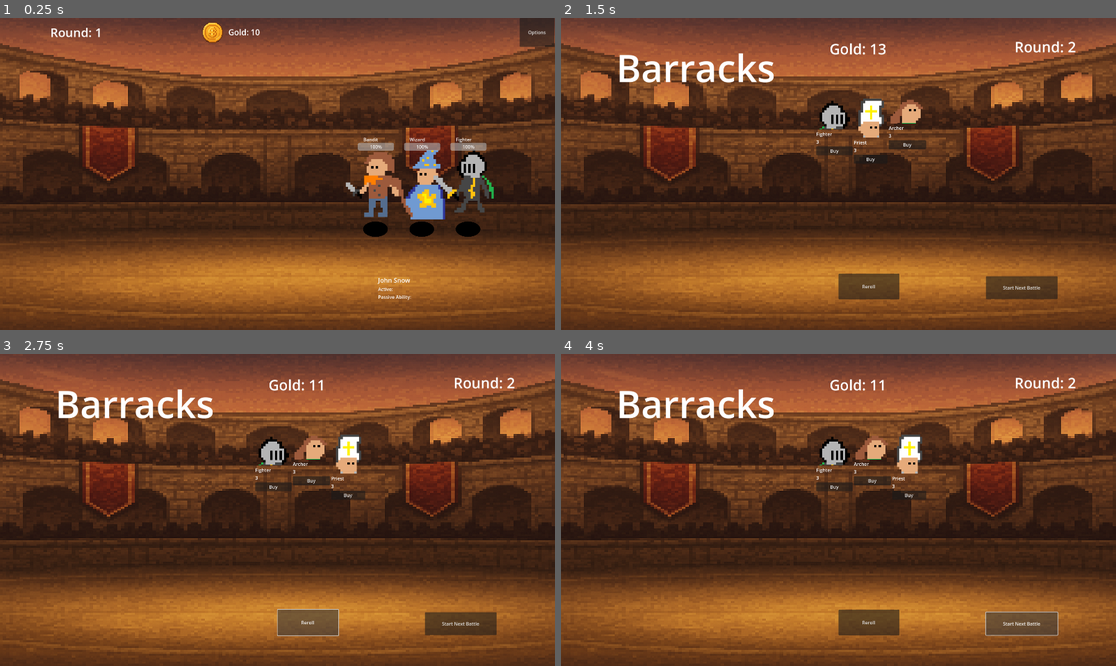
Above: before the commit, frames 1-4 (two rows, left to right).
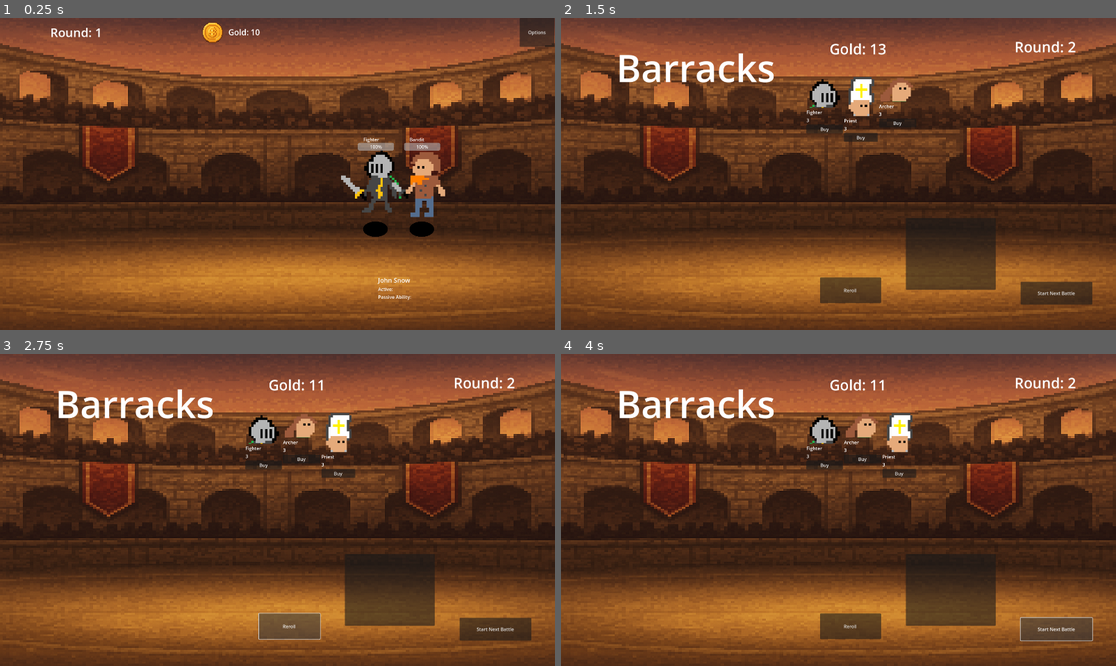
Above: after the commit, the same moments.

Repository: klaswell16/auto_battler
Game: Godot game, scene res://scenes/battle_scene.tscn
Two runs of this game, one before a commit and one after it. Both use one fixed random seed, a clock stepped at 60 frames per second and the inputs below. The engine's default icon, where the game draws it, is replaced by a stand-in: a white triangle on a blue panel in a dark square.
Inputs (mouse positions are in pixels of both pictures, inside the frame that each line leads up to):
- Up to frame 1 (0.25 s): no input
- Up to frame 2 (1.5 s): move the mouse to (960, 158) at 0.52 s; click "Options" at 1.25 s
- Up to frame 3 (2.75 s): click "Reroll" at 2 s
- Up to frame 4 (4 s): click "Start Next Battle" at 2.75 s; click "Start Next Battle" at 3.5 s

The runs differ from the first frame. In frame 1, 3.6% of the frame differs, in the area x 61-89%, y 38-71%; in frame 2, 7.9%; in frame 3, 8.1%; in frame 4, 8.1%, in the area x 44-96%, y 18-93%.

Commit message:
Add levels as well victory and defeat screens

Diff:
--- /dev/null
+++ b/levels/level_1.tres
@@ -0,0 +1,11 @@
+[gd_resource type="Resource" script_class="EnemyLevel" load_steps=5 format=3 uid="uid://duakavkpter5f"]
+
+[ext_resource type="Script" uid="uid://b5ufi8mmpoals" path="res://scripts/champion_data.gd" id="1_vex4u"]
+[ext_resource type="Resource" uid="uid://digdr3ve32udb" path="res://data/fighter.tres" id="2_ykpsn"]
+[ext_resource type="Resource" uid="uid://cxek03a6nagnq" path="res://data/bandit.tres" id="3_uh1wk"]
+[ext_resource type="Script" uid="uid://c2coi81oxnr2k" path="res://scripts/enemy_level.gd" id="4_8bmbr"]
+
+[resource]
+script = ExtResource("4_8bmbr")
+enemies = Array[ExtResource("1_vex4u")]([ExtResource("2_ykpsn"), ExtResource("3_uh1wk")])
+metadata/_custom_type_script = "uid://c2coi81oxnr2k"
--- /dev/null
+++ b/levels/level_10.tres
@@ -0,0 +1,11 @@
+[gd_resource type="Resource" script_class="EnemyLevel" load_steps=4 format=3 uid="uid://b3bm0idytypdi"]
+
+[ext_resource type="Script" uid="uid://b5ufi8mmpoals" path="res://scripts/champion_data.gd" id="1_wk7ud"]
+[ext_resource type="Resource" uid="uid://dw3pusjlrs7dh" path="res://data/wizard.tres" id="2_svb0a"]
+[ext_resource type="Script" uid="uid://c2coi81oxnr2k" path="res://scripts/enemy_level.gd" id="2_w6fxy"]
+
+[resource]
+script = ExtResource("2_w6fxy")
+display_name = "Round 10"
+enemies = Array[ExtResource("1_wk7ud")]([ExtResource("2_svb0a")])
+metadata/_custom_type_script = "uid://c2coi81oxnr2k"
--- /dev/null
+++ b/levels/level_2.tres
@@ -0,0 +1,12 @@
+[gd_resource type="Resource" script_class="EnemyLevel" load_steps=5 format=3 uid="uid://bdt1n2d6qij5i"]
+
+[ext_resource type="Script" uid="uid://b5ufi8mmpoals" path="res://scripts/champion_data.gd" id="1_uno3a"]
+[ext_resource type="Script" uid="uid://c2coi81oxnr2k" path="res://scripts/enemy_level.gd" id="2_amtoq"]
+[ext_resource type="Resource" uid="uid://d0em6jn425c6h" path="res://data/shieldbearer.tres" id="2_wraee"]
+[ext_resource type="Resource" uid="uid://digdr3ve32udb" path="res://data/fighter.tres" id="3_26ukm"]
+
+[resource]
+script = ExtResource("2_amtoq")
+display_name = "Round 2"
+enemies = Array[ExtResource("1_uno3a")]([ExtResource("2_wraee"), ExtResource("3_26ukm")])
+metadata/_custom_type_script = "uid://c2coi81oxnr2k"
--- /dev/null
+++ b/levels/level_3.tres
@@ -0,0 +1,9 @@
+[gd_resource type="Resource" script_class="EnemyLevel" load_steps=3 format=3 uid="uid://bif11hsb24t8h"]
+
+[ext_resource type="Script" uid="uid://b5ufi8mmpoals" path="res://scripts/champion_data.gd" id="1_bhil5"]
+[ext_resource type="Script" uid="uid://c2coi81oxnr2k" path="res://scripts/enemy_level.gd" id="2_hsws6"]
+
+[resource]
+script = ExtResource("2_hsws6")
+display_name = "Round 3"
+metadata/_custom_type_script = "uid://c2coi81oxnr2k"
--- /dev/null
+++ b/levels/level_4.tres
@@ -0,0 +1,9 @@
+[gd_resource type="Resource" script_class="EnemyLevel" load_steps=3 format=3 uid="uid://cbw5kteccrpir"]
+
+[ext_resource type="Script" uid="uid://b5ufi8mmpoals" path="res://scripts/champion_data.gd" id="1_bpgma"]
+[ext_resource type="Script" uid="uid://c2coi81oxnr2k" path="res://scripts/enemy_level.gd" id="2_ywm6e"]
+
+[resource]
+script = ExtResource("2_ywm6e")
+display_name = "Round 4"
+metadata/_custom_type_script = "uid://c2coi81oxnr2k"
--- /dev/null
+++ b/levels/level_5.tres
@@ -0,0 +1,9 @@
+[gd_resource type="Resource" script_class="EnemyLevel" load_steps=3 format=3 uid="uid://sgoc217nt7x4"]
+
+[ext_resource type="Script" uid="uid://b5ufi8mmpoals" path="res://scripts/champion_data.gd" id="1_ph3nq"]
+[ext_resource type="Script" uid="uid://c2coi81oxnr2k" path="res://scripts/enemy_level.gd" id="2_wqbat"]
+
+[resource]
+script = ExtResource("2_wqbat")
+display_name = "Round 5"
+metadata/_custom_type_script = "uid://c2coi81oxnr2k"
--- /dev/null
+++ b/levels/level_6.tres
@@ -0,0 +1,9 @@
+[gd_resource type="Resource" script_class="EnemyLevel" load_steps=3 format=3 uid="uid://b4dj1y35t60wm"]
+
+[ext_resource type="Script" uid="uid://b5ufi8mmpoals" path="res://scripts/champion_data.gd" id="1_hqc0f"]
+[ext_resource type="Script" uid="uid://c2coi81oxnr2k" path="res://scripts/enemy_level.gd" id="2_juci4"]
+
+[resource]
+script = ExtResource("2_juci4")
+display_name = "Round 6"
+metadata/_custom_type_script = "uid://c2coi81oxnr2k"
--- /dev/null
+++ b/levels/level_7.tres
@@ -0,0 +1,9 @@
+[gd_resource type="Resource" script_class="EnemyLevel" load_steps=3 format=3 uid="uid://dpfo7xaeey6s1"]
+
+[ext_resource type="Script" uid="uid://b5ufi8mmpoals" path="res://scripts/champion_data.gd" id="1_dknnk"]
+[ext_resource type="Script" uid="uid://c2coi81oxnr2k" path="res://scripts/enemy_level.gd" id="2_ntcjd"]
+
+[resource]
+script = ExtResource("2_ntcjd")
+display_name = "Round 7"
+metadata/_custom_type_script = "uid://c2coi81oxnr2k"
--- /dev/null
+++ b/levels/level_8.tres
@@ -0,0 +1,9 @@
+[gd_resource type="Resource" script_class="EnemyLevel" load_steps=3 format=3 uid="uid://dcwchg4a5je12"]
+
+[ext_resource type="Script" uid="uid://b5ufi8mmpoals" path="res://scripts/champion_data.gd" id="1_41kdy"]
+[ext_resource type="Script" uid="uid://c2coi81oxnr2k" path="res://scripts/enemy_level.gd" id="2_lec2a"]
+
+[resource]
+script = ExtResource("2_lec2a")
+display_name = "Round 8"
+metadata/_custom_type_script = "uid://c2coi81oxnr2k"
--- /dev/null
+++ b/levels/level_9.tres
@@ -0,0 +1,9 @@
+[gd_resource type="Resource" script_class="EnemyLevel" load_steps=3 format=3 uid="uid://dcxbgy55837qy"]
+
+[ext_resource type="Script" uid="uid://b5ufi8mmpoals" path="res://scripts/champion_data.gd" id="1_frs07"]
+[ext_resource type="Script" uid="uid://c2coi81oxnr2k" path="res://scripts/enemy_level.gd" id="2_j55r7"]
+
+[resource]
+script = ExtResource("2_j55r7")
+display_name = "Round 9"
+metadata/_custom_type_script = "uid://c2coi81oxnr2k"
--- a/scenes/Shop.tscn
+++ b/scenes/Shop.tscn
@@ -44,25 +44,25 @@
 
 [node name="SlotsContainer" type="HBoxContainer" parent="."]
 layout_mode = 0
-offset_left = 883.0
-offset_top = 279.0
-offset_right = 1918.0
-offset_bottom = 780.0
+offset_left = 849.0
+offset_top = 204.0
+offset_right = 1884.0
+offset_bottom = 464.0
 
 [node name="RerollButton" type="Button" parent="."]
 layout_mode = 0
-offset_left = 960.0
-offset_top = 885.0
-offset_right = 1171.0
-offset_bottom = 974.0
+offset_left = 896.0
+offset_top = 898.0
+offset_right = 1107.0
+offset_bottom = 987.0
 text = "Reroll"
 
 [node name="StartBattleButton" type="Button" parent="."]
 layout_mode = 0
-offset_left = 1470.0
-offset_top = 894.0
-offset_right = 1718.0
-offset_bottom = 973.0
+offset_left = 1590.0
+offset_top = 913.0
+offset_right = 1838.0
+offset_bottom = 992.0
 text = "Start Next Battle"
 
 [node name="OwnedContainer" type="HBoxContainer" parent="."]
@@ -82,4 +82,32 @@
 theme_override_font_sizes/font_size = 130
 text = "Barracks"
 
+[node name="UnitInfoPanel" type="PanelContainer" parent="."]
+layout_mode = 0
+offset_left = 1193.0
+offset_top = 692.0
+offset_right = 1504.0
+offset_bottom = 941.0
+
+[node name="VBoxContainer" type="VBoxContainer" parent="UnitInfoPanel"]
+layout_mode = 2
+
+[node name="NameLabel" type="Label" parent="UnitInfoPanel/VBoxContainer"]
+layout_mode = 2
+
+[node name="StarLabel" type="Label" parent="UnitInfoPanel/VBoxContainer"]
+layout_mode = 2
+
+[node name="HpLabel" type="Label" parent="UnitInfoPanel/VBoxContainer"]
+layout_mode = 2
+
+[node name="PowerLabel" type="Label" parent="UnitInfoPanel/VBoxContainer"]
+layout_mode = 2
+
+[node name="SpeedLabel" type="Label" parent="UnitInfoPanel/VBoxContainer"]
+layout_mode = 2
+
+[node name="ArmorLabel" type="Label" parent="UnitInfoPanel/VBoxContainer"]
+layout_mode = 2
+
 [connection signal="pressed" from="StartBattleButton" to="." method="_on_start_battle_button_pressed"]
--- a/scenes/battle_scene.tscn
+++ b/scenes/battle_scene.tscn
@@ -1,13 +1,24 @@
-[gd_scene load_steps=9 format=3 uid="uid://dsj8dewr7suvq"]
+[gd_scene load_steps=20 format=3 uid="uid://dsj8dewr7suvq"]
 
 [ext_resource type="Texture2D" uid="uid://ky1unmpkiepu" path="res://sprites/ChatGPT Image Nov 5, 2025, 06_23_36 PM.png" id="1_kinr6"]
 [ext_resource type="Script" uid="uid://blr44w1gqrvvu" path="res://scripts/battle_scene.gd" id="1_pxwbd"]
 [ext_resource type="Texture2D" uid="uid://b8060iiultitp" path="res://sprites/P.png" id="2_1i8jf"]
+[ext_resource type="Script" uid="uid://c2coi81oxnr2k" path="res://scripts/enemy_level.gd" id="2_sjku2"]
 [ext_resource type="Script" uid="uid://b5ufi8mmpoals" path="res://scripts/champion_data.gd" id="2_ti0og"]
 [ext_resource type="PackedScene" uid="uid://bk86l6g366q3v" path="res://scenes/champion_slot.tscn" id="3_1i8jf"]
+[ext_resource type="Resource" uid="uid://duakavkpter5f" path="res://levels/level_1.tres" id="3_7mjbx"]
+[ext_resource type="Resource" uid="uid://bdt1n2d6qij5i" path="res://levels/level_2.tres" id="4_jrwob"]
+[ext_resource type="Resource" uid="uid://bif11hsb24t8h" path="res://levels/level_3.tres" id="5_porms"]
+[ext_resource type="Resource" uid="uid://cbw5kteccrpir" path="res://levels/level_4.tres" id="6_0hs4o"]
 [ext_resource type="Resource" uid="uid://cxek03a6nagnq" path="res://data/bandit.tres" id="6_05s0e"]
+[ext_resource type="Resource" uid="uid://sgoc217nt7x4" path="res://levels/level_5.tres" id="7_g6hvt"]
 [ext_resource type="Resource" uid="uid://dw3pusjlrs7dh" path="res://data/wizard.tres" id="7_j0cvo"]
 [ext_resource type="Resource" uid="uid://digdr3ve32udb" path="res://data/fighter.tres" id="8_sjku2"]
+[ext_resource type="Resource" uid="uid://b4dj1y35t60wm" path="res://levels/level_6.tres" id="8_y8gcu"]
+[ext_resource type="Resource" uid="uid://dpfo7xaeey6s1" path="res://levels/level_7.tres" id="9_31luo"]
+[ext_resource type="Resource" uid="uid://dcwchg4a5je12" path="res://levels/level_8.tres" id="10_dm2tv"]
+[ext_resource type="Resource" uid="uid://dcxbgy55837qy" path="res://levels/level_9.tres" id="11_16mmc"]
+[ext_resource type="Resource" uid="uid://b3bm0idytypdi" path="res://levels/level_10.tres" id="12_fg2lh"]
 
 [node name="BattleScene" type="Control"]
 layout_mode = 3
@@ -17,6 +28,7 @@
 grow_horizontal = 2
 grow_vertical = 2
 script = ExtResource("1_pxwbd")
+enemy_levels = Array[ExtResource("2_sjku2")]([ExtResource("3_7mjbx"), ExtResource("4_jrwob"), ExtResource("5_porms"), ExtResource("6_0hs4o"), ExtResource("7_g6hvt"), ExtResource("8_y8gcu"), ExtResource("9_31luo"), ExtResource("10_dm2tv"), ExtResource("11_16mmc"), ExtResource("12_fg2lh")])
 enemy_team = Array[ExtResource("2_ti0og")]([ExtResource("6_05s0e"), ExtResource("7_j0cvo"), ExtResource("8_sjku2")])
 
 [node name="Board" type="Control" parent="."]
--- /dev/null
+++ b/scenes/defeat_screen.gd
@@ -0,0 +1,11 @@
+extends Control
+
+func _on_play_again_button_pressed() -> void:
+	BattleContext.reset_run()
+	get_tree().change_scene_to_file("res://scenes/shop.tscn")
+
+
+func _on_title_button_pressed() -> void:
+	BattleContext.reset_run()
+	get_tree().change_scene_to_file("res://scenes/title_screen.tscn")
+	pass # Replace with function body.
--- /dev/null
+++ b/scenes/defeat_screen.tscn
@@ -0,0 +1,42 @@
+[gd_scene load_steps=2 format=3 uid="uid://bk8dirvi5vqxs"]
+
+[ext_resource type="Script" uid="uid://drv3doqk8roe1" path="res://scenes/defeat_screen.gd" id="1_up55u"]
+
+[node name="DefeatScreen" type="Control"]
+layout_mode = 3
+anchors_preset = 0
+script = ExtResource("1_up55u")
+
+[node name="TextureRect" type="TextureRect" parent="."]
+layout_mode = 0
+offset_right = 1920.0
+offset_bottom = 1080.0
+
+[node name="Label" type="Label" parent="."]
+layout_mode = 0
+offset_left = 685.0
+offset_top = 409.0
+offset_right = 1243.0
+offset_bottom = 530.0
+text = "The enemy was too strong and you got clobbered"
+horizontal_alignment = 1
+vertical_alignment = 1
+
+[node name="TitleButton" type="Button" parent="."]
+layout_mode = 0
+offset_left = 247.0
+offset_top = 789.0
+offset_right = 710.0
+offset_bottom = 927.0
+text = "Back to Title Screen"
+
+[node name="PlayAgainButton" type="Button" parent="."]
+layout_mode = 0
+offset_left = 1218.0
+offset_top = 792.0
+offset_right = 1509.0
+offset_bottom = 911.0
+text = "Play Again"
+
+[connection signal="pressed" from="TitleButton" to="." method="_on_title_button_pressed"]
+[connection signal="pressed" from="PlayAgainButton" to="." method="_on_play_again_button_pressed"]
--- /dev/null
+++ b/scenes/victory_screen.tscn
@@ -0,0 +1,44 @@
+[gd_scene load_steps=2 format=3 uid="uid://dnqy0qs8ausia"]
+
+[ext_resource type="Script" uid="uid://jveh2g6n81q" path="res://scripts/victory_screen.gd" id="1_ujlt3"]
+
+[node name="VictoryScreen" type="Control"]
+layout_mode = 3
+anchors_preset = 0
+script = ExtResource("1_ujlt3")
+
+[node name="BG" type="TextureRect" parent="."]
+layout_mode = 0
+offset_right = 1920.0
+offset_bottom = 1080.0
+
+[node name="Label" type="Label" parent="."]
+layout_mode = 0
+offset_left = -1.0
+offset_top = 275.0
+offset_right = 1916.0
+offset_bottom = 767.0
+theme_override_font_sizes/font_size = 116
+text = "You are the last one standing!
+You Win!"
+horizontal_alignment = 1
+vertical_alignment = 1
+
+[node name="PlayAgainButton" type="Button" parent="."]
+layout_mode = 0
+offset_left = 1228.0
+offset_top = 805.0
+offset_right = 1663.0
+offset_bottom = 957.0
+text = "Play Again"
+
+[node name="TitleButton" type="Button" parent="."]
+layout_mode = 0
+offset_left = 237.0
+offset_top = 821.0
+offset_right = 611.0
+offset_bottom = 978.0
+text = "Back to Title Screen"
+
+[connection signal="pressed" from="PlayAgainButton" to="." method="_on_play_again_button_pressed"]
+[connection signal="pressed" from="TitleButton" to="." method="_on_title_button_pressed"]
--- a/scripts/battle_context.gd
+++ b/scripts/battle_context.gd
@@ -1,21 +1,28 @@
 extends Node
+
+const MAX_ROUNDS := 10
 
 var gold: int = 10
 var round: int = 1
 
-# Simple reward tuning
-var win_gold: int = 5      # base gold for winning a round
-var loss_gold: int = 2     # base gold for losing a round
-var round_bonus: int = 1   # extra gold per round (scaling)
+var win_gold: int = 5
+var loss_gold: int = 2
+var round_bonus: int = 1
 
-# Player’s roster and upgrade tracking
 var owned_units: Array[ChampionData] = []
-var copy_counts: Dictionary = {}   # key: resource path -> copies
-var star_levels: Dictionary = {}   # key: resource path -> star level
+var copy_counts: Dictionary = {}
+var star_levels: Dictionary = {}
+
+var game_won: bool = false
+var game_lost: bool = false
+var game_over: bool = false
 
 func reset_run() -> void:
 	gold = 10
 	round = 1
+	game_won = false
+	game_lost = false
+	game_over = false
 	owned_units.clear()
 	copy_counts.clear()
 	star_levels.clear()
@@ -40,13 +47,26 @@
 		print("Upgraded ", data.display_name, " to ", star + 1, "-star!")
 
 func apply_battle_result(player_won: bool) -> void:
+	if game_over:
+		return
+
 	var base: int = win_gold if player_won else loss_gold
 	var bonus: int = round_bonus * round
-
 	var reward: int = base + bonus
 	gold += reward
 
-	print("Round ", round, " ended. Player_won=", player_won,
-		" reward=", reward, " gold now=", gold)
+	print("apply_battle_result: round before =", round, " player_won =", player_won)
+
+	if round >= MAX_ROUNDS:
+		if player_won:
+			game_won = true
+			game_over = true
+		else:
+			game_lost = true
+			game_over = true
+		# round stays at MAX_ROUNDS
+		return
 
 	round += 1
+
+	print("apply_battle_result: round after  =", round, " game_won =", game_won, " game_lost =", game_lost)
--- a/scripts/battle_scene.gd
+++ b/scripts/battle_scene.gd
@@ -2,12 +2,15 @@
 
 @onready var player_row: HBoxContainer = $Board/PlayerRow
 @onready var enemy_row: HBoxContainer = $Board/EnemyRow
+
 @onready var gold_label: Label = $TopBar/Money/GoldLabel
 @onready var round_label: Label = $TopBar/RoundLabel
 
 var champion_scene: PackedScene = preload("res://scenes/Champion.tscn")
 
 var player_team: Array[ChampionData] = []
+
+@export var enemy_levels: Array[EnemyLevel] = []
 @export var enemy_team: Array[ChampionData]
 
 var player_slots: Array = []
@@ -15,12 +18,18 @@
 
 func _ready() -> void:
 	player_team = BattleContext.owned_units.duplicate()
-	_spawn_row(player_row, player_team)
-	_spawn_row(enemy_row, enemy_team)
+
+	enemy_team = _get_current_enemy_team()
+	var enemy_mult: float = _get_current_enemy_stat_multiplier()
+
+	_spawn_row(player_row, player_team, 1.0)
+	_spawn_row(enemy_row, enemy_team, enemy_mult)
+
 	_cache_slots()
 	_update_meta_ui()
 	_start_battle()
 
+
 func _start_battle() -> void:
 	call_deferred("_run_battle")
 
@@ -28,12 +37,12 @@
 	await get_tree().create_timer(0.4).timeout
 	await _battle_loop_speed_based()
 
-func _spawn_row(row: HBoxContainer, team: Array) -> void:
+func _spawn_row(row: HBoxContainer, team: Array, stat_mult) -> void:
 	var count : int = min(team.size(), row.get_child_count())
 	for i in count:
 		var slot = row.get_child(i)
 		if slot.has_method("place_champion"):
-			slot.place_champion(champion_scene, team[i])
+			slot.place_champion(champion_scene, team[i], stat_mult)
 
 func _cache_slots() -> void:
 	player_slots.clear()
@@ -159,6 +168,22 @@
 	if round_label:
 		round_label.text = "Round: %d" % BattleContext.round
 
+func _get_current_enemy_team() -> Array[ChampionData]:
+	if enemy_levels.is_empty():
+		return []
+
+	var idx :int = clamp(BattleContext.round, 1, enemy_levels.size()) - 1
+	var level: EnemyLevel = enemy_levels[idx]
+
+	return level.enemies
+
+func _get_current_enemy_stat_multiplier() -> float:
+	if enemy_levels.is_empty():
+		return 1.0
+	var idx :int = clamp(BattleContext.round, 1, enemy_levels.size()) - 1
+	return enemy_levels[idx].stat_multiplier
+
+
 
 
 func _on_battle_end(winner: String) -> void:
@@ -170,4 +195,10 @@
 	_update_meta_ui()
 
 	await get_tree().create_timer(1.0).timeout
-	get_tree().change_scene_to_file("res://scenes/shop.tscn")
+
+	if BattleContext.game_won:
+		get_tree().change_scene_to_file("res://scenes/victory_screen.tscn")
+	elif BattleContext.game_lost:
+		get_tree().change_scene_to_file("res://scenes/defeat_screen.tscn")
+	else:
+		get_tree().change_scene_to_file("res://scenes/shop.tscn")
--- a/scripts/champion.gd
+++ b/scripts/champion.gd
@@ -36,25 +36,17 @@
 		body_sprite.flip_h = false
 
 # Called by ChampionSlot.place_champion
-func apply_data(d) -> void:
+func apply_data(d, stat_mult: float = 1.0) -> void:
 	if d is ChampionData:
 		display_name = d.display_name
-		max_hp = d.max_hp
-		power = d.power
+		max_hp = int(d.max_hp * stat_mult)
+		power  = int(d.power * stat_mult)
 		armor = d.armor
 		speed = d.speed
 		hp = max_hp
 
 		if is_instance_valid(body_sprite) and d.body_texture:
 			body_sprite.texture = d.body_texture
-
-	else:
-		# fallback if you still pass dictionaries anywhere
-		display_name = d.get("name", display_name)
-		max_hp = d.get("hp", max_hp)
-		power = d.get("pwr", power)
-		armor = d.get("armor", armor)
-		hp = max_hp
 
 	_refresh_ui()
 
--- a/scripts/champion_slot.gd
+++ b/scripts/champion_slot.gd
@@ -10,7 +10,7 @@
 	custom_minimum_size = Vector2(128, 128)
 	$Highlight.visible = false
 
-func place_champion(champ_scene: PackedScene, data) -> void:
+func place_champion(champ_scene: PackedScene, data, stat_mult: float = 1.0) -> void:
 	if champion:
 		champion.queue_free()
 
@@ -18,7 +18,7 @@
 	$Anchor.add_child(c)
 
 	if c.has_method("apply_data"):
-		c.apply_data(data)
+		c.apply_data(data, stat_mult)
 
 	if is_in_enemy_row():
 		c.flip_sprite(true)
--- /dev/null
+++ b/scripts/enemy_level.gd
@@ -0,0 +1,6 @@
+extends Resource
+class_name EnemyLevel
+
+@export var display_name: String = "Round 1"
+@export var enemies: Array[ChampionData] = []   # which units appear this round
+@export var stat_multiplier: float = 1.0        # how hard this round is
--- a/scripts/shop.gd
+++ b/scripts/shop.gd
@@ -13,6 +13,13 @@
 @export var owned_portrait_scene: PackedScene
 @onready var owned_container: HBoxContainer = $OwnedContainer
 
+@onready var unit_info_panel: PanelContainer = $UnitInfoPanel
+@onready var info_name_label: Label = $UnitInfoPanel/VBoxContainer/NameLabel
+@onready var info_star_label: Label = $UnitInfoPanel/VBoxContainer/StarLabel
+@onready var info_hp_label: Label = $UnitInfoPanel/VBoxContainer/HpLabel
+@onready var info_power_label: Label = $UnitInfoPanel/VBoxContainer/PowerLabel
+@onready var info_armor_label: Label = $UnitInfoPanel/VBoxContainer/ArmorLabel
+@onready var info_speed_label: Label = $UnitInfoPanel/VBoxContainer/SpeedLabel
 
 var current_slots: Array = []
 
@@ -43,13 +50,24 @@
 	var count: int = min(slots_per_roll, available_units.size())
 	for i in count:
 		var data_index: int = randi() % available_units.size()
-		var data = available_units[data_index]
+		var data: ChampionData = available_units[data_index]
 
 		var slot: ShopSlot = shop_slot_scene.instantiate()
 		slots_container.add_child(slot)
 		slot.set_offer(data)
 		slot.buy_pressed.connect(_on_slot_buy_pressed)
+
+		# hover to show stats
+		slot.mouse_entered.connect(_on_shop_slot_mouse_entered.bind(data))
+		slot.mouse_exited.connect(_on_shop_slot_mouse_exited)
+
 		current_slots.append(slot)
+
+func _on_shop_slot_mouse_entered(data: ChampionData) -> void:
+	_show_unit_info(data, 1)
+
+func _on_shop_slot_mouse_exited() -> void:
+	_clear_unit_info()
 
 func _on_slot_buy_pressed(data, cost: int) -> void:
 	if BattleContext.gold < cost:
@@ -102,17 +120,42 @@
 		pb.portrait = data.portrait_texture
 		pb.disabled = true   # bench is informational
 
-		# ⭐ Read star rank from BattleContext.star_levels
+		# star rank from BattleContext.star_levels
 		var key := data.resource_path
 		var star: int = int(BattleContext.star_levels.get(key, 1))
 		pb.star_rank = star
 
+		pb.mouse_entered.connect(_on_owned_portrait_mouse_entered.bind(data, star))
+		pb.mouse_exited.connect(_on_owned_portrait_mouse_exited)
 
 		pb.unit_name = data.display_name
 		pb.portrait = data.portrait_texture
 
 		# Bench portraits are informational
 		pb.disabled = true
+func _on_owned_portrait_mouse_entered(data: ChampionData, star: int) -> void:
+	_show_unit_info(data, star)
+
+func _on_owned_portrait_mouse_exited() -> void:
+	_clear_unit_info()
+
+
+func _show_unit_info(data: ChampionData, star: int = 1) -> void:
+	if data == null:
+		return
+
+	unit_info_panel.visible = true
+
+	info_name_label.text = data.display_name
+	info_star_label.text = "Stars: %d" % star
+	info_hp_label.text = "HP: %d" % data.max_hp
+	info_power_label.text = "Power: %d" % data.power
+	info_armor_label.text = "Armor: %d" % data.armor
+	info_speed_label.text = "Speed: %d" % data.speed
+
+func _clear_unit_info() -> void:
+	unit_info_panel.visible = false
+
 
 func _on_start_battle_button_pressed() -> void:
 	# Only start if the player actually has units
--- /dev/null
+++ b/scripts/victory_screen.gd
@@ -0,0 +1,11 @@
+extends Control
+
+
+func _on_play_again_button_pressed() -> void:
+	BattleContext.reset_run()
+	get_tree().change_scene_to_file("res://scenes/shop.tscn")
+
+
+func _on_title_button_pressed() -> void:
+	get_tree().change_scene_to_file("res://scenes/title_screen.tscn")
+	pass # Replace with function body.
--- a/ui/potrait_button.tscn
+++ b/ui/potrait_button.tscn
@@ -5,7 +5,7 @@
 
 [node name="PotraitButton" type="Button"]
 custom_minimum_size = Vector2(160, 64)
-offset_right = 585.0
+offset_right = 473.0
 offset_bottom = 189.0
 icon_alignment = 1
 script = ExtResource("1_ywikn")
Not shown, added: scenes/defeat_screen.gd.uid
Not shown, added: scripts/enemy_level.gd.uid
Not shown, added: scripts/victory_screen.gd.uid
